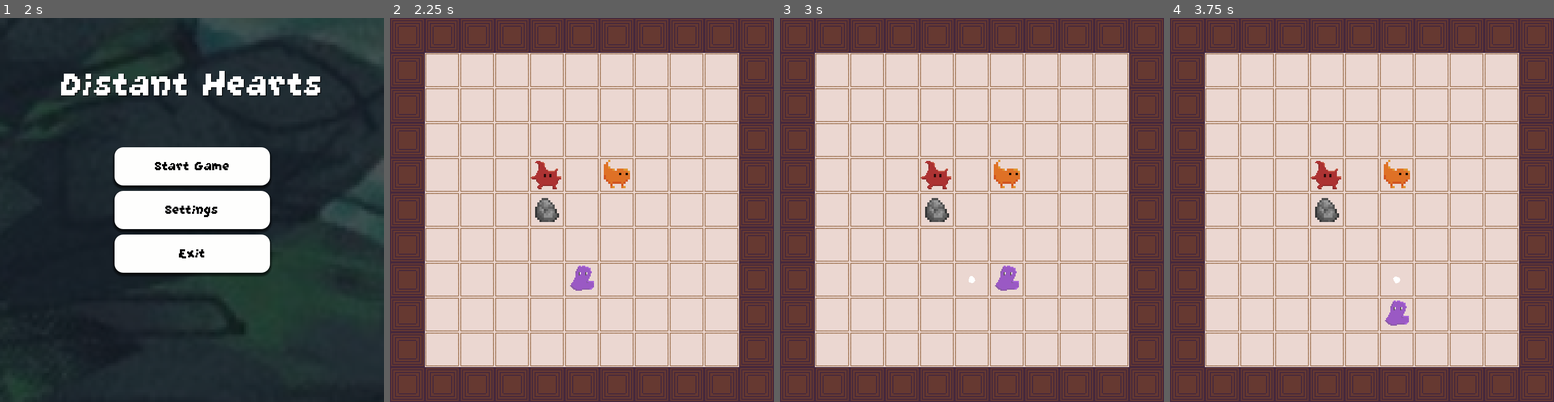
Above: before the commit, frames 1-4 (left to right).
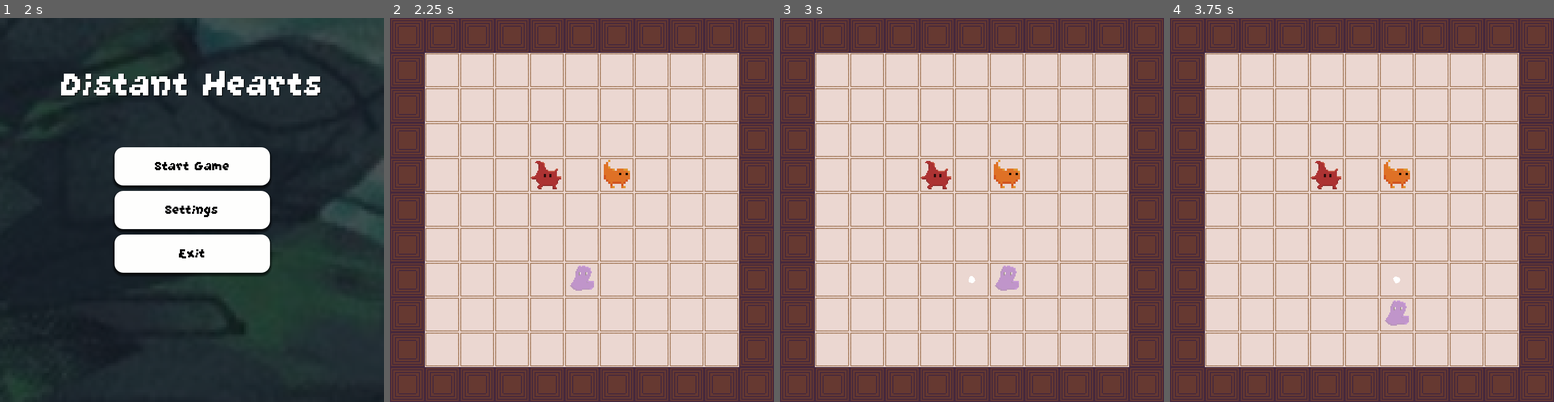
Above: after the commit, the same moments.

Repository: CarolineRoemer1998/MD1_Game
Game: Godot game, scene res://Scenes/Menu/MainMenu.tscn
Same seed, same stepped clock (60 frames per second), same inputs: the game is played once before the commit and once after it.
Inputs (mouse positions are in pixels of both pictures, inside the frame that each line leads up to):
- Up to frame 1 (2 s): click "Settings" at 0.5 s; click "Back" at 1.25 s
- Up to frame 2 (2.25 s): click "Start Game" at 2 s
- Up to frame 3 (3 s): tap Enter at 2.75 s; move the mouse to (1056, 190) at 2.77 s; hold D from 2.78 s (still down); tap F at 2.85 s; click (1056, 190) at 2.92 s
- Up to frame 4 (3.75 s): tap Space at 3.02, 3.05, 3.32, 3.5, 3.6 s; move the mouse to (1285, 229) at 3.52 s; release D at 3.53 s; hold S from 3.53 s (still down); click (1285, 229) at 3.67 s

Frame 1 is identical in both runs. In frame 2, 0.6% of the frame differs, in the area x 37-54%, y 46-72%; in frame 3, 0.6%; in frame 4, 0.6%.

Commit message:
Added Sounds, Player can move through Pushables as Ghost but pushes them as Creature

Diff:
--- a/PlayerMovement.gd
+++ b/PlayerMovement.gd
@@ -23,6 +23,8 @@
 var heart_position_bottom := Vector2(0,32)
 var heart_position_left := Vector2(-32,0)
 var heart_position_top := Vector2(0,-32)
+
+var obstacle : Node = null
 
 
 func _ready():
@@ -113,7 +115,6 @@
 
 func merge_if_possible(direction : Vector2) -> bool:
 	if currently_possessed_creature != null:
-		print(self.position, heart_position_right, heart.position)
 		match direction:
 			Vector2(1.0, 0.0): # right
 				return await _merge(Vector2(64,0), currently_possessed_creature.neighbor_right)
@@ -149,11 +150,17 @@
 	if not obj.is_in_group("pushable"):
 		return
 
+	if currently_possessed_creature == null:
+		spawn_trail(position)
+		target_position = new_pos
+		set_is_moving(true)
+		return
+
 	# Ziel hinter dem pushable prüfen
 	var push_target = new_pos + direction * GRID_SIZE
 	var push_query := PhysicsPointQueryParameters2D.new()
 	push_query.position = push_target
-	push_query.collision_mask = 1
+	push_query.collision_mask = 3
 	var push_result = space_state.intersect_point(push_query, 1)
 
 	# Falls frei, push ausführen
@@ -175,6 +182,8 @@
 		# Besessene Kreatur mitziehen lassen
 		if currently_possessed_creature:
 			possessed_creature_until_next_tile = currently_possessed_creature
+	else:
+		possessed_creature_until_next_tile = null
 
 
 func possess_or_unpossess_creature():
@@ -184,7 +193,7 @@
 			currently_possessed_creature.border.visible = false
 
 		currently_possessed_creature = null
-		sprite_2d.modulate = Color(1, 1, 1, 0.6)
+		sprite_2d.modulate = Color(1, 1, 1, 0.3)
 
 	else:
 		# Possess: Übernehmen und sofort synchronisieren
@@ -198,20 +207,22 @@
 			currently_possessed_creature.target_position = target_position
 
 			possessed_creature_until_next_tile = currently_possessed_creature
-
-
-func _on_creature_detected(creature: Node) -> void:
-	if creature is Creature:
+	if not currently_possessed_creature:
+		possessed_creature_until_next_tile = null
+
+
+func _on_creature_detected(body: Node) -> void:
+	if body is Creature:
 		if currently_possessed_creature == null:
-			hovering_over = creature
+			hovering_over = body
 		else:
 			# Merge Möglichkeit eröffnen
 			pass
 
 
 
-func _on_creature_undetected(creature: Node) -> void:
-	if creature is Creature and hovering_over == creature:
+func _on_creature_undetected(body: Node) -> void:
+	if body is Creature and hovering_over == body:
 		hovering_over = null
 
 
--- a/Scenes/Creature.gd
+++ b/Scenes/Creature.gd
@@ -49,25 +49,21 @@
 func on_creature_to_right(body: Node2D) -> void:
 	if body is Creature:
 		neighbor_right = body
-		print(own_color, " has neighbor ", desired_color)
 
 
 func on_creature_to_bottom(body: Node2D) -> void:
 	if body is Creature:
 		neighbor_bottom = body
-		print(own_color, " has neighbor ", desired_color)
 
 
 func on_creature_to_left(body: Node2D) -> void:
 	if body is Creature:
 		neighbor_left = body
-		print(own_color, " has neighbor ", desired_color)
 
 
 func on_creature_to_top(body: Node2D) -> void:
 	if body is Creature:
 		neighbor_top = body
-		print(own_color, " has neighbor ", desired_color)
 
 # -----------------------------------------------------------
 # Check if creature no longer stands next to other creature
@@ -76,22 +72,18 @@
 func _on_creature_right_gone(body: Node2D) -> void:
 	if body is Creature:
 		neighbor_right = null
-		print("Neighbor gone")
 
 
 func _on_creature_bottom_gone(body: Node2D) -> void:
 	if body is Creature:
 		neighbor_bottom = null
-		print("Neighbor gone")
 
 
 func _on_creature_left_gone(body: Node2D) -> void:
 	if body is Creature:
 		neighbor_left = null
-		print("Neighbor gone")
 
 
 func _on_creature_top_gone(body: Node2D) -> void:
 	if body is Creature:
 		neighbor_top = null
-		print("Neighbor gone")
--- a/Scenes/Level1.tscn
+++ b/Scenes/Level1.tscn
@@ -1,10 +1,9 @@
-[gd_scene load_steps=10 format=3 uid="uid://bs2a730k3etf4"]
+[gd_scene load_steps=9 format=3 uid="uid://bs2a730k3etf4"]
 
 [ext_resource type="Script" uid="uid://ddiwo6yyhfkuc" path="res://Scenes/level.gd" id="1_bdlbp"]
 [ext_resource type="PackedScene" uid="uid://drl8fvb23s6aj" path="res://Scenes/background_lvl1.tscn" id="1_ysn8j"]
 [ext_resource type="PackedScene" uid="uid://ccncnjkm8w8ta" path="res://Scenes/creature.tscn" id="2_6ll4n"]
 [ext_resource type="PackedScene" uid="uid://g3u7bc1jo6gj" path="res://Scenes/player.tscn" id="3_kylad"]
-[ext_resource type="PackedScene" uid="uid://oy61arlldjo3" path="res://Scenes/pushable.tscn" id="4_bdlbp"]
 [ext_resource type="Texture2D" uid="uid://b5oef15uma7m5" path="res://Sprites/creature1.png" id="6_rpty4"]
 [ext_resource type="Texture2D" uid="uid://dk3restrcp6l4" path="res://Sprites/creature1_white_border.png" id="7_6jj8j"]
 [ext_resource type="PackedScene" uid="uid://23u33yt4jga3" path="res://Scenes/merged_creature.tscn" id="8_6ll4n"]
@@ -22,12 +21,6 @@
 [node name="Border" parent="Creature" index="1"]
 modulate = Color(0.87451, 0.443137, 0.14902, 1)
 
-[node name="Player" parent="." instance=ExtResource("3_kylad")]
-position = Vector2(352, 480)
-
-[node name="Pushable" parent="." instance=ExtResource("4_bdlbp")]
-position = Vector2(288, 352)
-
 [node name="Creature2" parent="." instance=ExtResource("2_6ll4n")]
 position = Vector2(416, 288)
 own_color = 6
@@ -40,12 +33,14 @@
 modulate = Color(0.67451, 0.196078, 0.196078, 1)
 texture = ExtResource("7_6jj8j")
 
+[node name="Player" parent="." instance=ExtResource("3_kylad")]
+position = Vector2(352, 480)
+
 [node name="MergedCreature" parent="." instance=ExtResource("8_6ll4n")]
 visible = false
 
 [node name="WinScreen" parent="." instance=ExtResource("9_kylad")]
 
 [editable path="Creature"]
-[editable path="Pushable"]
 [editable path="Creature2"]
 [editable path="WinScreen"]
--- a/Scenes/Menu/Settings.tscn
+++ b/Scenes/Menu/Settings.tscn
@@ -131,13 +131,13 @@
 
 [node name="AudioStreamPlayer" type="AudioStreamPlayer" parent="."]
 stream = ExtResource("5_7rr2e")
+volume_db = -30.0
 autoplay = true
-bus = &"music"
 
 [node name="AudioStreamPlayer2" type="AudioStreamPlayer" parent="."]
 stream = ExtResource("5_7rr2e")
+volume_db = -40.0
 pitch_scale = 3.58
 autoplay = true
-bus = &"sfx"
 
 [connection signal="pressed" from="VBoxContainer/Back" to="." method="_on_back_pressed"]
--- a/Scenes/Pushable.gd
+++ b/Scenes/Pushable.gd
@@ -1,4 +1,6 @@
 extends CharacterBody2D
+
+class_name Pushable
 
 const GRID_SIZE := Vector2(64, 64)
 const MOVE_SPEED := 500.0
--- a/Scenes/creature.tscn
+++ b/Scenes/creature.tscn
@@ -85,7 +85,7 @@
 &"Shrink": SubResource("Animation_ulpcw")
 }
 
-[node name="Creature" type="CharacterBody2D"]
+[node name="Creature" type="CharacterBody2D" groups=["creature"]]
 collision_layer = 2
 collision_mask = 2
 script = ExtResource("1_01bph")
--- a/Scenes/merged_creature.gd
+++ b/Scenes/merged_creature.gd
@@ -4,6 +4,7 @@
 
 @onready var animation_player: AnimationPlayer = $AnimationPlayer
 @onready var gpu_particles_2d: GPUParticles2D = $GPUParticles2D
+@onready var audio_win: AudioStreamPlayer2D = $AudioWin
 
 func appear():
 	animation_player.play("Appear")
@@ -13,3 +14,6 @@
 
 func emit_win_screen():
 	Globals.SHOW_WIN_SCREEN.emit()
+
+func play_win_sound():
+	audio_win.play()
--- a/Scenes/merged_creature.tscn
+++ b/Scenes/merged_creature.tscn
@@ -1,8 +1,9 @@
-[gd_scene load_steps=10 format=3 uid="uid://23u33yt4jga3"]
+[gd_scene load_steps=11 format=3 uid="uid://23u33yt4jga3"]
 
 [ext_resource type="Texture2D" uid="uid://cofwdobgak6xr" path="res://Sprites/heart.png" id="1_1mbql"]
 [ext_resource type="Script" uid="uid://dodwxfhbqq1o3" path="res://Scenes/merged_creature.gd" id="1_ex32u"]
 [ext_resource type="Texture2D" uid="uid://bkwqs8t200o3w" path="res://Sprites/creature-merge-1-2.png" id="2_hlrf2"]
+[ext_resource type="AudioStream" uid="uid://m8wr88pn02s5" path="res://Sounds/win2.mp3" id="4_hlrf2"]
 
 [sub_resource type="Curve" id="Curve_1mbql"]
 _data = [Vector2(0, 1), 0.0, 0.0, 0, 0, Vector2(0.651757, 0), -3.31507, 0.0, 0, 0]
@@ -67,6 +68,20 @@
 "method": &"emit_win_screen"
 }]
 }
+tracks/3/type = "method"
+tracks/3/imported = false
+tracks/3/enabled = true
+tracks/3/path = NodePath(".")
+tracks/3/interp = 1
+tracks/3/loop_wrap = true
+tracks/3/keys = {
+"times": PackedFloat32Array(0.2),
+"transitions": PackedFloat32Array(1),
+"values": [{
+"args": [],
+"method": &"play_win_sound"
+}]
+}
 
 [sub_resource type="Animation" id="Animation_ex32u"]
 length = 0.001
@@ -111,3 +126,6 @@
 libraries = {
 &"": SubResource("AnimationLibrary_hlrf2")
 }
+
+[node name="AudioWin" type="AudioStreamPlayer2D" parent="."]
+stream = ExtResource("4_hlrf2")
--- a/Scenes/player.tscn
+++ b/Scenes/player.tscn
@@ -3,7 +3,7 @@
 [ext_resource type="Script" uid="uid://dr4elx8otc5ga" path="res://PlayerMovement.gd" id="1_cvnsp"]
 [ext_resource type="Texture2D" uid="uid://dxqtt8bthdbbk" path="res://Sprites/spirit.png" id="2_cvnsp"]
 [ext_resource type="PackedScene" uid="uid://cknlg04piy5rc" path="res://Scenes/move_trail.tscn" id="3_6t5aa"]
-[ext_resource type="AudioStream" uid="uid://ukfhvqoryq6f" path="res://Sounds/step3.mp3" id="4_vgqql"]
+[ext_resource type="AudioStream" uid="uid://damiurfwmb0mb" path="res://Sounds/step5.mp3" id="4_x3wgy"]
 [ext_resource type="Texture2D" uid="uid://cofwdobgak6xr" path="res://Sprites/heart.png" id="5_fkybt"]
 
 [sub_resource type="RectangleShape2D" id="RectangleShape2D_qxrlw"]
@@ -57,7 +57,7 @@
 trail_scene = ExtResource("3_6t5aa")
 
 [node name="Sprite2D" type="Sprite2D" parent="."]
-modulate = Color(1, 1, 1, 0.6)
+modulate = Color(1, 1, 1, 0.317647)
 scale = Vector2(2, 2)
 texture = ExtResource("2_cvnsp")
 
@@ -65,14 +65,13 @@
 shape = SubResource("RectangleShape2D_qxrlw")
 
 [node name="Area2D" type="Area2D" parent="."]
-collision_mask = 2
+collision_mask = 6
 
 [node name="CollisionShape2D" type="CollisionShape2D" parent="Area2D"]
 shape = SubResource("RectangleShape2D_cvnsp")
 
 [node name="AudioStreamPlayer2D" type="AudioStreamPlayer2D" parent="."]
-stream = ExtResource("4_vgqql")
-bus = &"sfx"
+stream = ExtResource("4_x3wgy")
 
 [node name="Heart" type="Sprite2D" parent="."]
 top_level = true
--- a/Scripts/scene_switcher.gd
+++ b/Scripts/scene_switcher.gd
@@ -23,4 +23,5 @@
 		switch_scene("res://Scenes/Level"+ str(nextLevel) +".tscn")
 		current_level = nextLevel
 	else:
+		current_level = 1
 		switch_scene("res://Scenes/Menu/MainMenu.tscn")
--- a/project.godot
+++ b/project.godot
@@ -28,6 +28,7 @@
 [layer_names]
 
 2d_physics/layer_2="Creature"
+2d_physics/layer_3="Pushable"
 
 [rendering]
 
Not shown, added: Sounds/continue1.mp3.import
Not shown, added: Sounds/step4.mp3.import
Not shown, added: Sounds/step5.mp3.import
Not shown, added: Sounds/win1.mp3.import
Not shown, added: Sounds/win2.mp3.import
Not shown, added: Sounds/continue1.mp3
Not shown, added: Sounds/step4.mp3
Not shown, added: Sounds/step5.mp3
Not shown, added: Sounds/win1.mp3
Not shown, added: Sounds/win2.mp3
